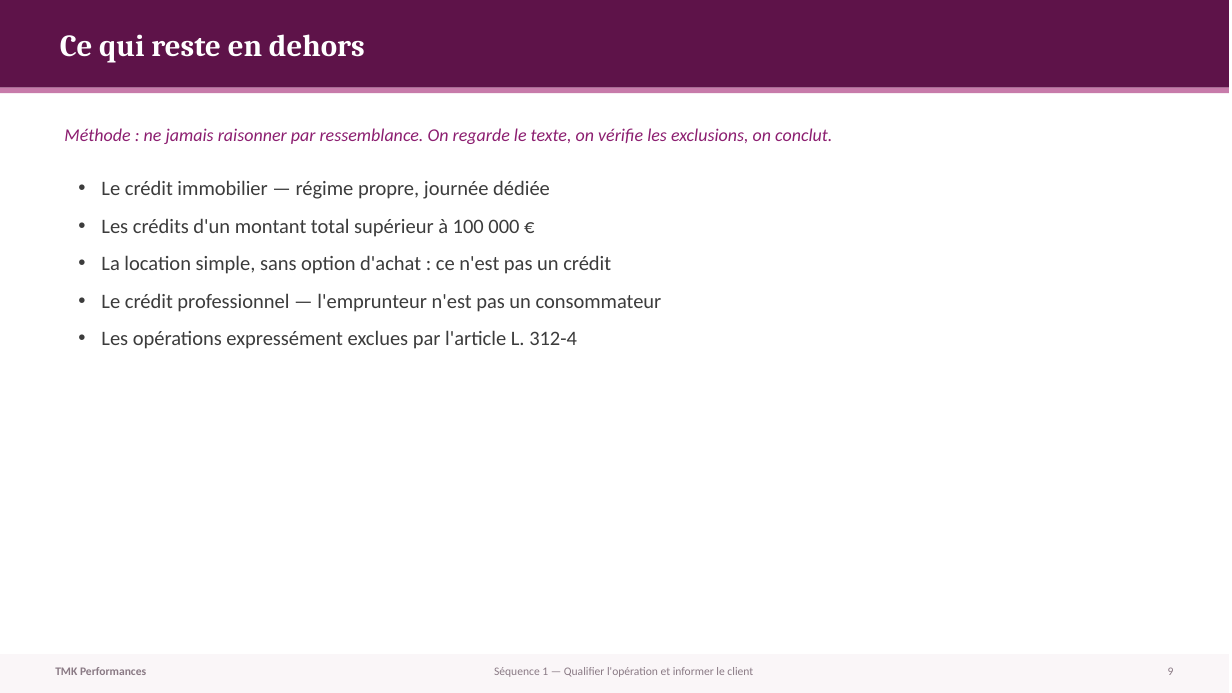
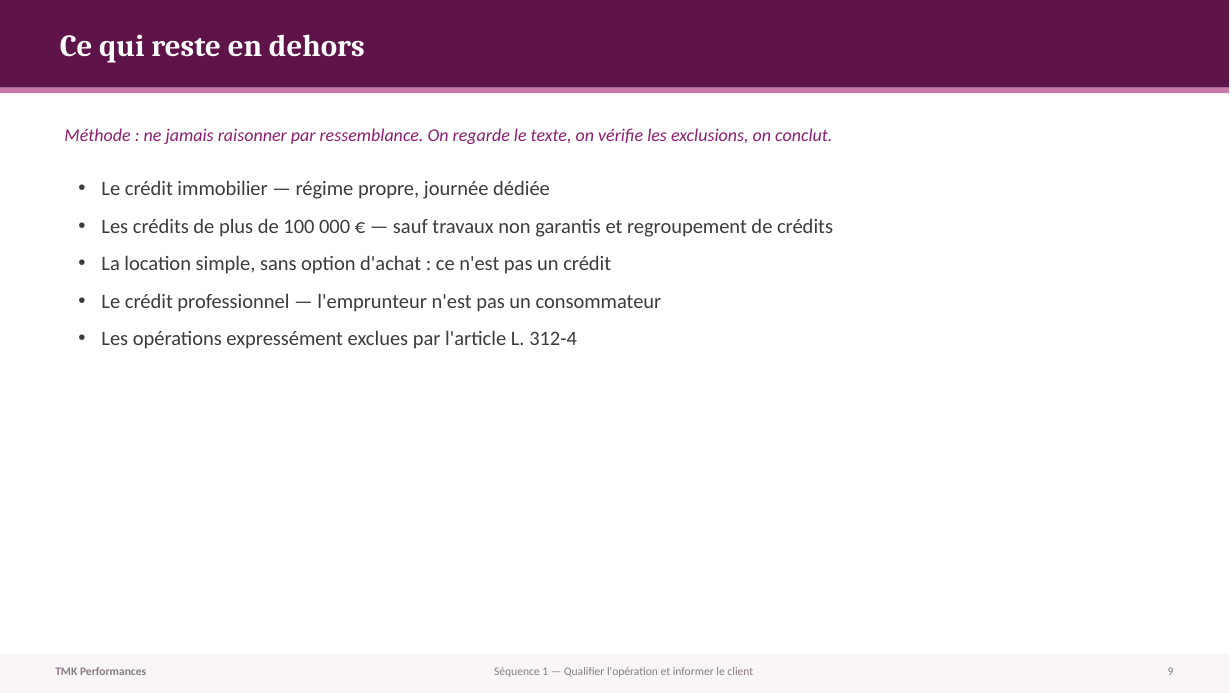
Before and after one commit to ThLe2/MAD_IOBSP, a slide deck: slide 8 of IOBSP_Formateur/documents_a_telecharger/IOBSP_J3_Support_animateur.pptx. Drawn at 1232x693 pixels with LibreOffice and Linux fonts; fonts in the diff are those of the drawing. Boxes give left, top, right and bottom in pixels: in the first picture for what was removed or moved away, otherwise in the second. Text is boxed around its words. In the diff, an @@ line names an element or a change of style, - is before the commit and + after.

```diff
--- a/IOBSP_Formateur/documents_a_telecharger/IOBSP_J3_Support_animateur.pptx
+++ b/IOBSP_Formateur/documents_a_telecharger/IOBSP_J3_Support_animateur.pptx
@@ text at <box>101,218,833,237</box>: text changed @@
-• Les crédits d'un montant total supérieur à 100 000 €
+• Les crédits de plus de 100 000 € — sauf travaux non garantis et regroupement de crédits
```
Also in this commit, not shown: 14 other files.
